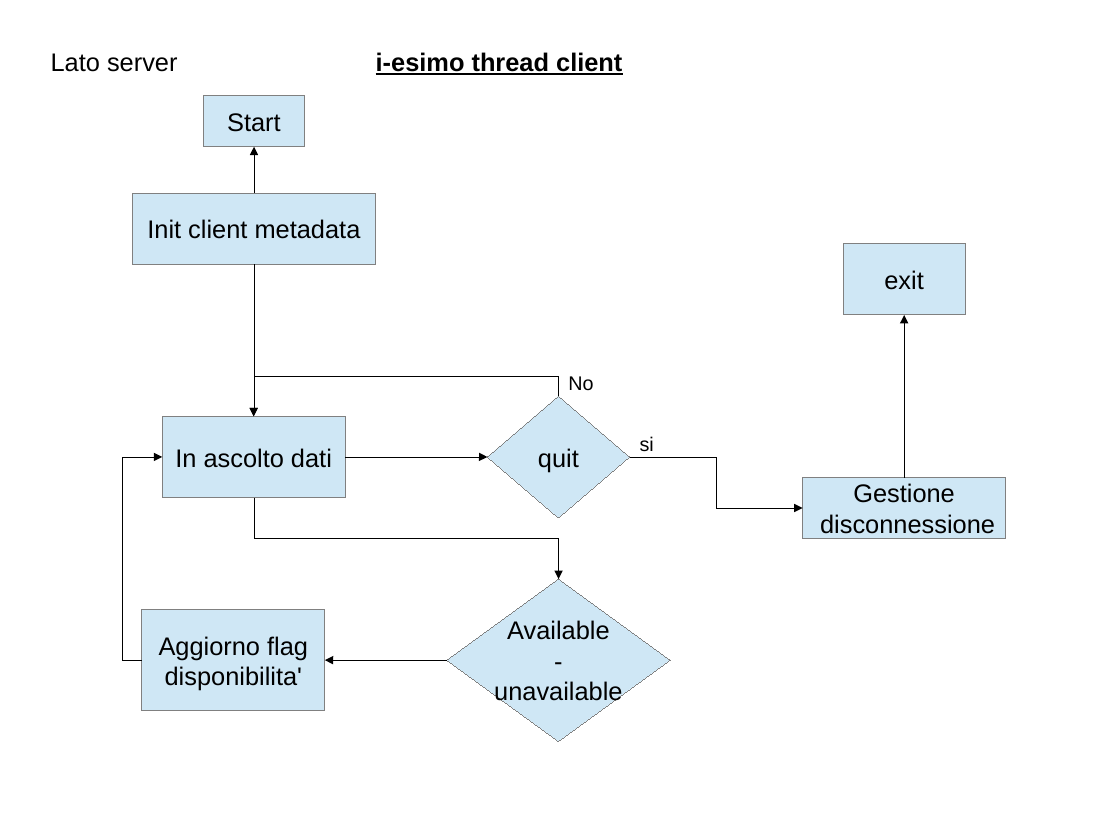
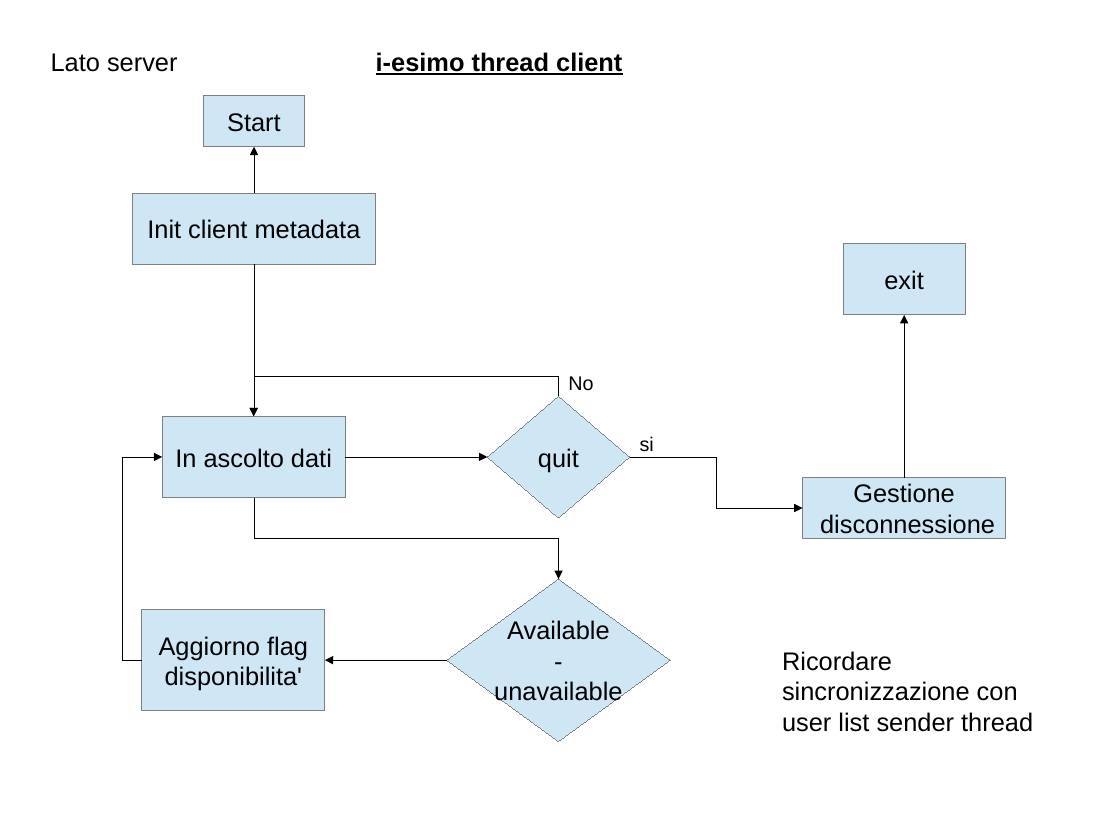
Before and after one commit to polyc/talk-service, a slide deck: slide 3 of SO_projectDiagram.odp. Drawn at 1120x840 pixels with LibreOffice and Linux fonts; fonts in the diff are those of the drawing. Boxes give left, top, right and bottom in pixels: in the first picture for what was removed or moved away, otherwise in the second. Text is boxed around its words. In the diff, an @@ line names an element or a change of style, - is before the commit and + after.

Commit message:
modifica alla parte di invio della lista utenti non piu in udp ma in tcp con un thread per ogni client connesso

```diff
--- a/SO_projectDiagram.odp
+++ b/SO_projectDiagram.odp
@@ text added at (x1=782, y1=651, x2=1033, y2=732), 18 pt, text #000000 @@
+Ricordare sincronizzazione con user list sender thread
```
Also in this commit, not shown: 5 other slides changed, 4 slides added, 2 slides removed.
